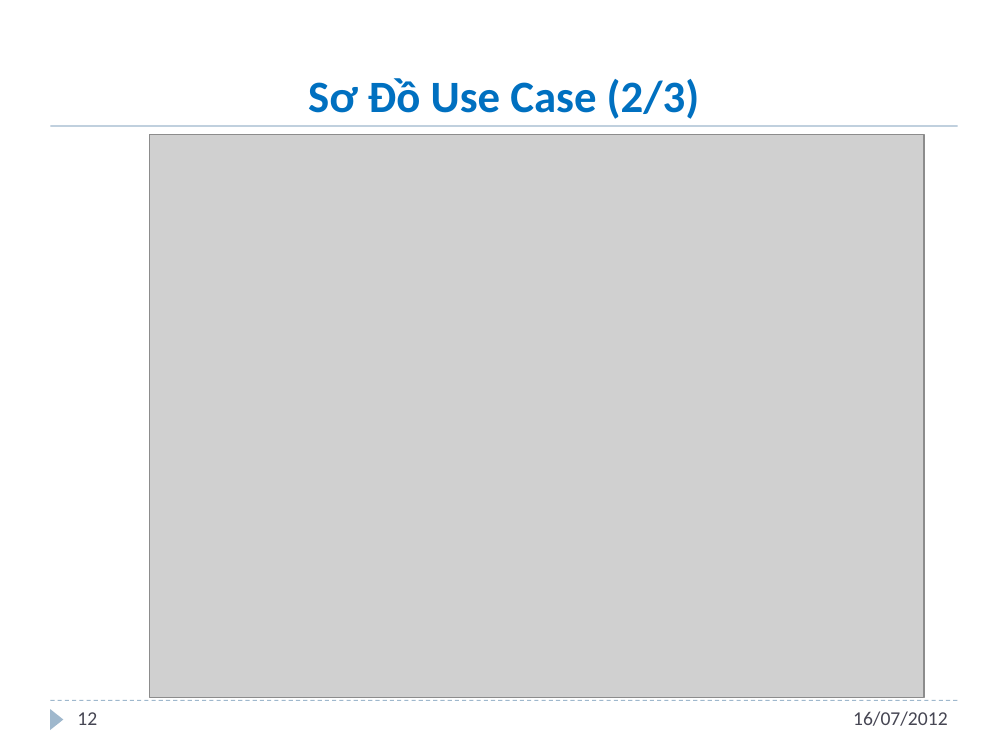
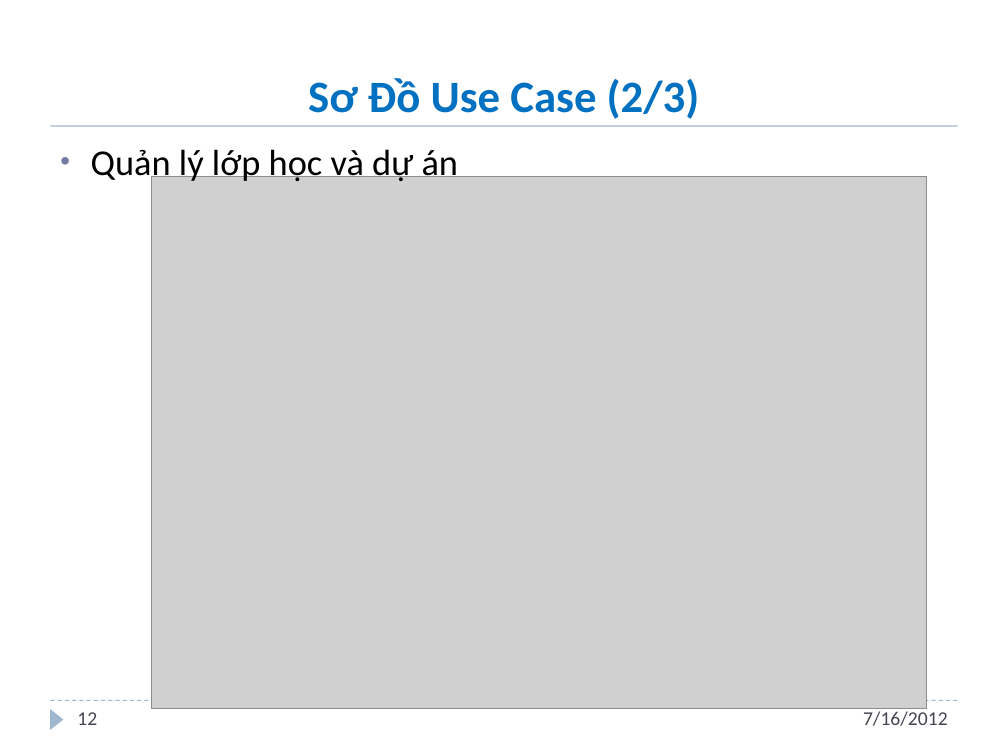
Before and after one commit to andungtra/he-thong-quan-ly-tuong-tac, a slide deck: slide 12 of Report/ppt/Presentation.pptx. Drawn at 1008x756 pixels with LibreOffice and Linux fonts; fonts in the diff are those of the drawing; grey boxes stand for pictures; background and template pictures are left out. Boxes give left, top, right and bottom in pixels: in the first picture for what was removed or moved away, otherwise in the second. Text is boxed around its words. In the diff, an @@ line names an element or a change of style, - is before the commit and + after.

```diff
--- a/Report/ppt/Presentation.pptx
+++ b/Report/ppt/Presentation.pptx
@@ text added at (91,149,459,184), 26 pt, text #000000 @@
+• Quản lý lớp học và dự án
@@ picture: place and size @@
-picture at (149,134,924,697)
+picture at (151,176,926,709)
@@ text at (863,711,948,726): text changed @@
-16/07/2012
+7/16/2012
```
Also in this commit, not shown: 46 other slides changed.
